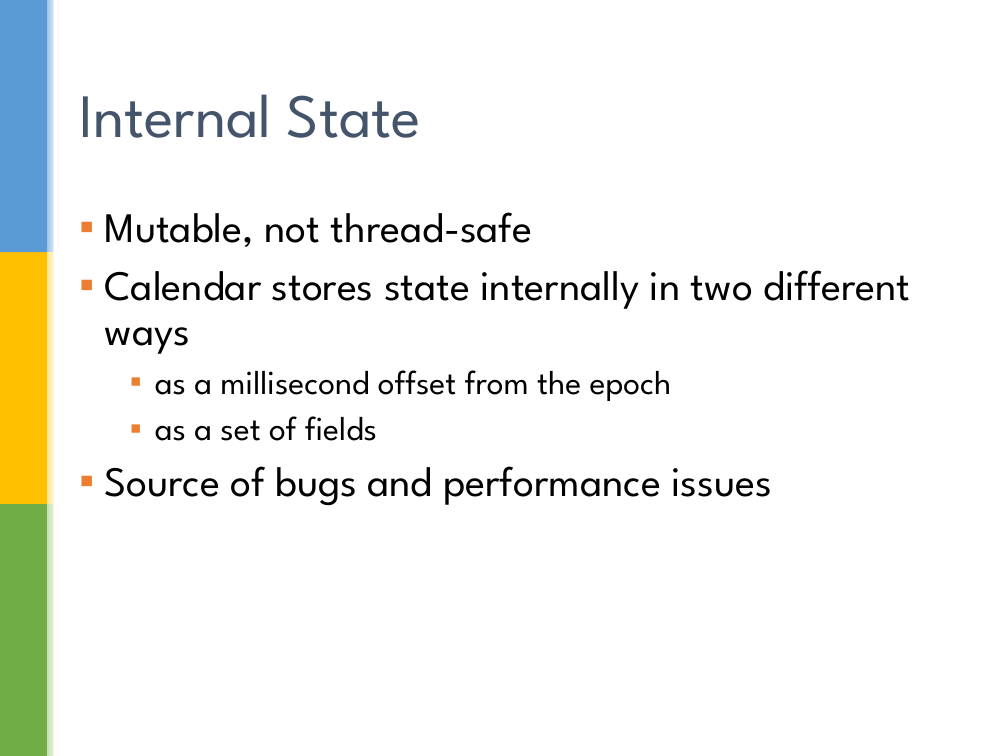
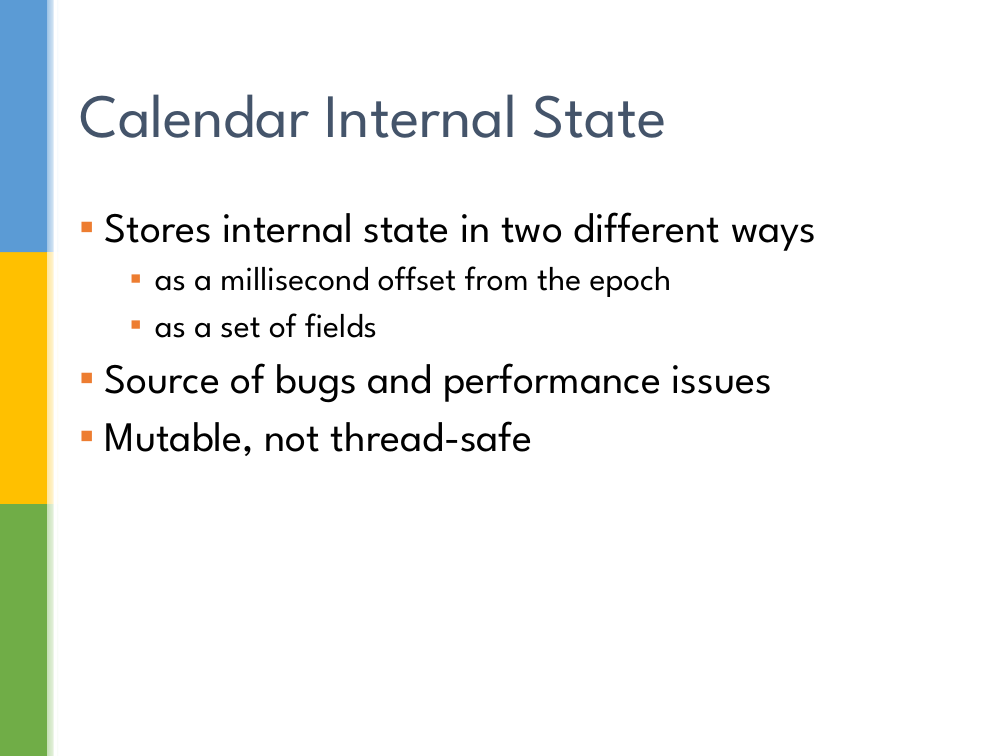
Before and after one commit to sualeh/make-a-date, a slide deck: slide 7 of Java 8 Date and Time API.pptx. Drawn at 1008x756 pixels with LibreOffice and Linux fonts; fonts in the diff are those of the drawing; background and template pictures are left out. Boxes give left, top, right and bottom in pixels: in the first picture for what was removed or moved away, otherwise in the second. Text is boxed around its words. In the diff, an @@ line names an element or a change of style, - is before the commit and + after.

```diff
--- a/Java 8 Date and Time API.pptx
+++ b/Java 8 Date and Time API.pptx
@@ title at bbox=[79, 94, 666, 138]: text changed @@
-Internal State
+Calendar Internal State
@@ text at bbox=[105, 212, 816, 251]: text changed @@
-▪ Mutable, not thread-safe
-▪ Calendar stores state internally in two different ways
+▪ Stores internal state in two different ways
@@ text at bbox=[105, 421, 533, 456]: paragraph added @@
+▪ Mutable, not thread-safe
```
Also in this commit, not shown: 24 other slides changed, 1 slide added, 1 slide removed.
